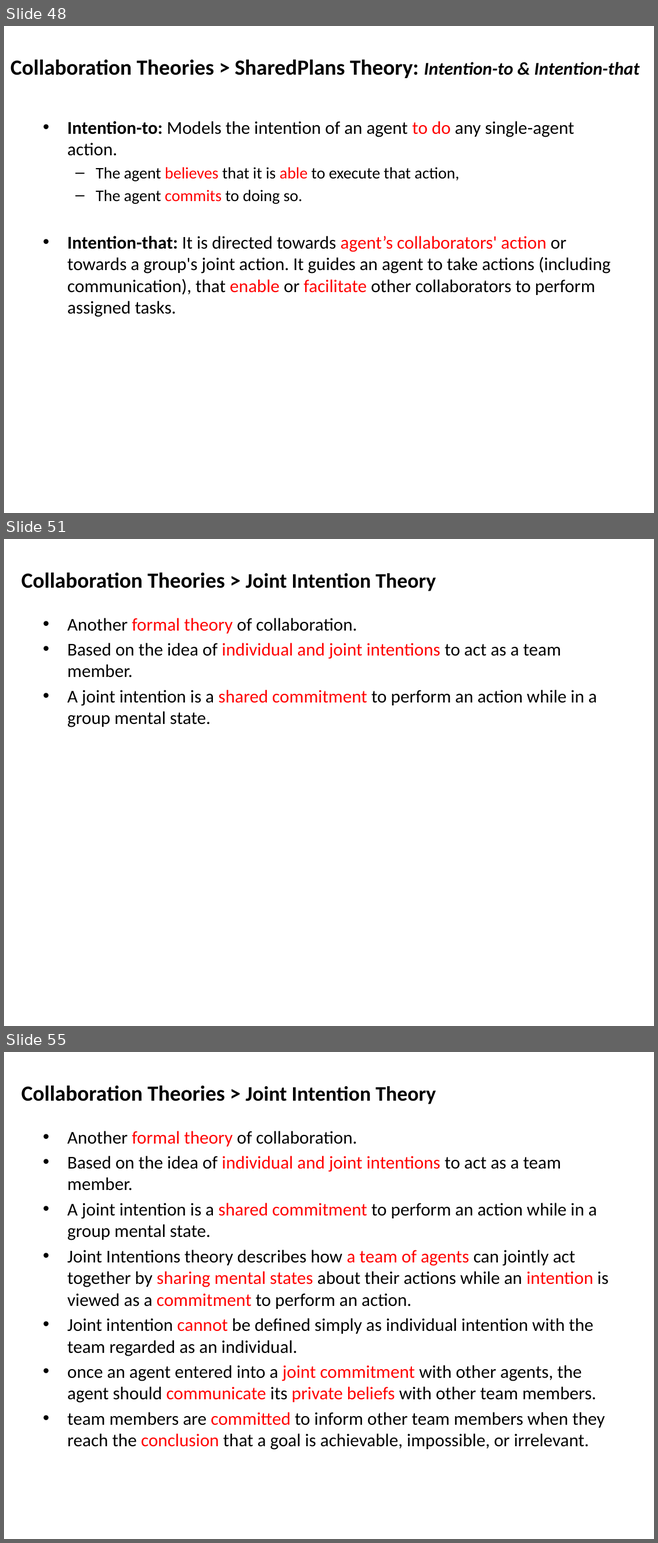
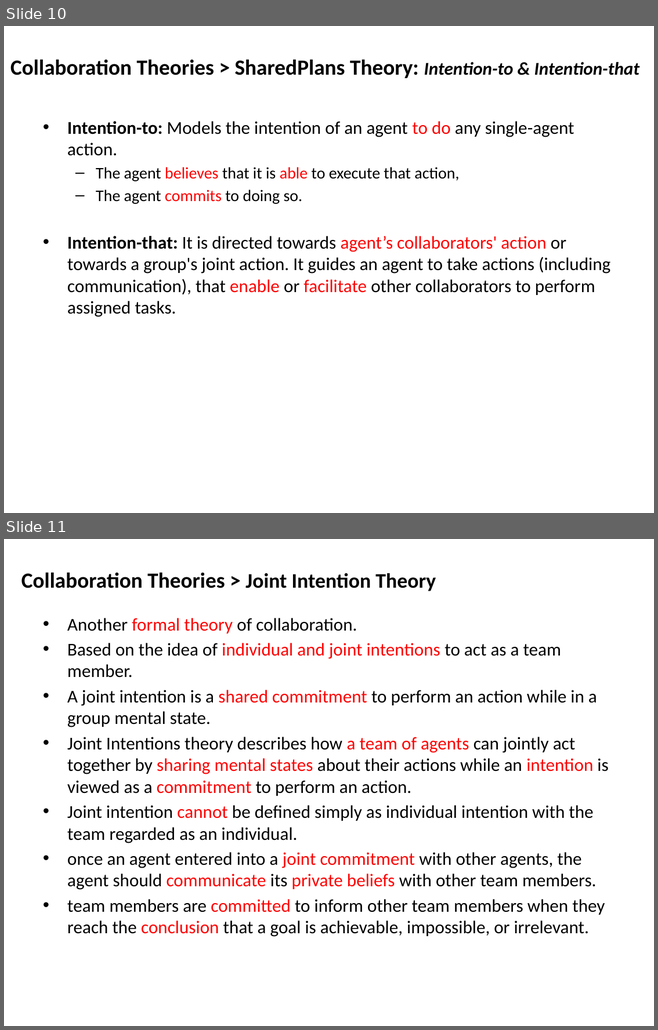
Before and after one commit to mshayganfar/CompExam1, a slide deck: presentation/PhD-comprehensive-exam.pptx. Shown one above the other, each under a label of ours: slides 48, 51 and 55 before the commit, slides 10 and 11 after it; the slides between them are not shown. The pictures are 658x1543 and 658x1030 pixels, drawn with LibreOffice and Linux fonts; fonts in the diff are those of the drawing. Boxes give left, top, right and bottom in pixels: in the first picture for what was removed or moved away, otherwise in the second. Text is boxed around its words. In the diff, an @@ line names an element or a change of style, - is before the commit and + after.

```diff
--- a/presentation/PhD-comprehensive-exam.pptx
+++ b/presentation/PhD-comprehensive-exam.pptx
@@ slide 51 removed at [4,539,654,1026], background #FFFFFF @@
@@ text removed at [21,572,436,591] @@
-Collaboration Theories > Joint Intention Theory
@@ text removed at [67,618,597,727] @@
-• Another formal theory of collaboration.
-• Based on the idea of individual and joint intentions to act as a team member.
-• A joint intention is a shared commitment to perform an action while in a group mental state.
@@ what was slide 48 is now slide 10 @@
@@ what was slide 55 is now slide 11 @@
```
Also in this commit, not shown: 1 slide changed, 52 other slides removed.
